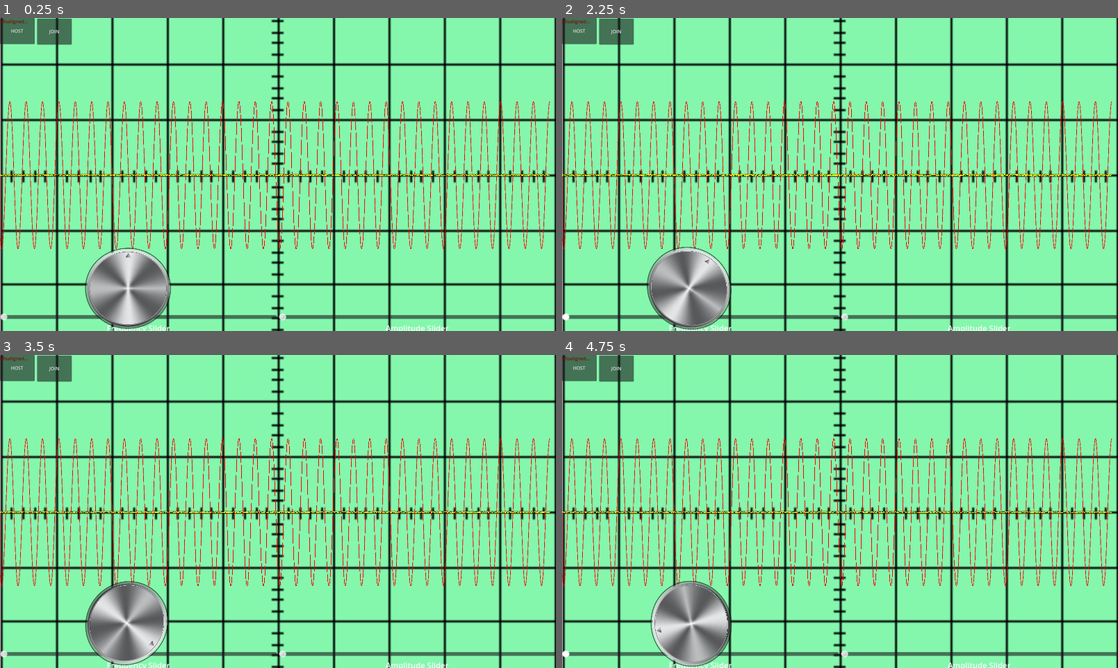
Above: before the commit, frames 1-4 (two rows, left to right).
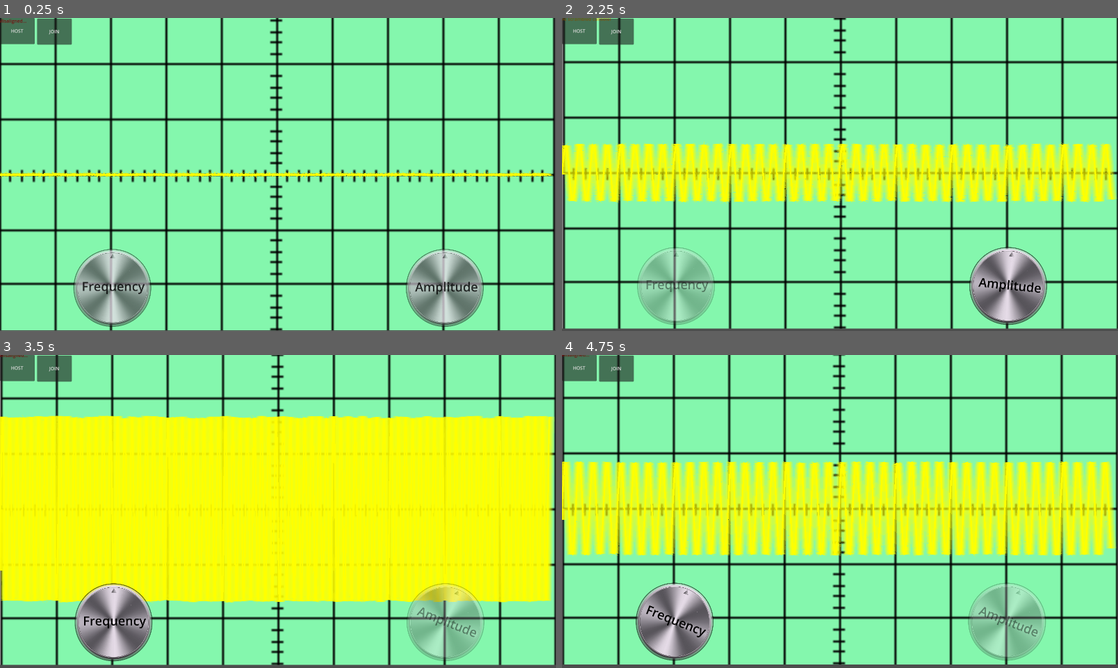
Above: after the commit, the same moments.

Repository: Sarvesh-222/ESCAPE_SFIT
Game: Godot game, scene res://Scenes/main.tscn
The game is run twice, just before and just after one commit, with the same random seed, the same clock (stepped at 60 frames per second) and the same inputs.
Inputs (mouse positions are in pixels of both pictures, inside the frame that each line leads up to; where the layout moved, square brackets give the same spot in the first picture):
- Up to frame 1 (0.25 s): no input
- Up to frame 2 (2.25 s): click (673, 284) [689, 290] at 0.5 s; click (1006, 287) at 1.25 s, where only the run after the commit has a clickable "Amplitude"; tap Enter (enter) at 2 s; move the mouse to (962, 158) at 2.02 s; hold Right (Right_arrow) from 2.03 s (still down); hold E from 2.03 s (still down); click (962, 158) at 2.17 s
- Up to frame 3 (3.5 s): move the mouse to (166, 527) at 2.77 s; release Right (Right_arrow) at 2.78 s; release E at 2.78 s; hold Down (ui_down) from 2.78 s (still down); tap Enter (enter) at 2.85 s; tap E at 3.05 s
- Up to frame 4 (4.75 s): move the mouse to (895, 442) at 3.52 s; release Down (ui_down) at 3.53 s; hold Right (Right_arrow) 3.53-4.28 s; hold E 3.53-4.28 s; move the mouse to (812, 574) at 4.27 s; hold Up (ui_up) from 4.28 s (still down); tap P at 4.35 s; click (812, 574) at 4.42 s; tap E at 4.55 s

The runs differ from the first frame. In frame 1, 26% of the frame differs, in the area x 0-100%, y 0-100%; in frame 2, 39%; in frame 3, 70%; in frame 4, 51%.

Commit message:
90% done

Diff:
--- a/Scenes/WaveGame/signal_console.tscn
+++ b/Scenes/WaveGame/signal_console.tscn
@@ -1,9 +1,13 @@
-[gd_scene load_steps=5 format=3 uid="uid://b54fydbav4ra2"]
+[gd_scene load_steps=6 format=3 uid="uid://b54fydbav4ra2"]
 
 [ext_resource type="Script" uid="uid://ck25i8nwse1ux" path="res://Scripts/WaveGameScripts/signal_console.gd" id="1_hj46e"]
 [ext_resource type="Script" uid="uid://boi4mk87boaip" path="res://Scripts/WaveGameScripts/graph.gd" id="2_8266o"]
 [ext_resource type="Texture2D" uid="uid://bbioy2ck1dyil" path="res://OscilloScopeBG.png" id="2_uqu5d"]
 [ext_resource type="Texture2D" uid="uid://dyb55mniob63p" path="res://knob.png" id="4_hqr5m"]
+
+[sub_resource type="LabelSettings" id="LabelSettings_hqr5m"]
+font_size = 96
+font_color = Color(0, 0, 0, 1)
 
 [node name="SignalConsole" type="Control"]
 layout_mode = 3
@@ -47,13 +51,9 @@
 alignment = 2
 
 [node name="freq_slider" type="HSlider" parent="ColorRect/VBoxContainer/HBoxContainer/VBoxContainer"]
+visible = false
 layout_mode = 2
 size_flags_vertical = 10
-
-[node name="freqLabel" type="Label" parent="ColorRect/VBoxContainer/HBoxContainer/VBoxContainer"]
-layout_mode = 2
-text = "Frequency Slider"
-horizontal_alignment = 1
 
 [node name="VBoxContainer3" type="VBoxContainer" parent="ColorRect/VBoxContainer/HBoxContainer"]
 layout_mode = 2
@@ -61,13 +61,9 @@
 alignment = 2
 
 [node name="gain_slider" type="HSlider" parent="ColorRect/VBoxContainer/HBoxContainer/VBoxContainer3"]
+visible = false
 layout_mode = 2
 size_flags_vertical = 10
-
-[node name="ampLabel" type="Label" parent="ColorRect/VBoxContainer/HBoxContainer/VBoxContainer3"]
-layout_mode = 2
-text = "Amplitude Slider"
-horizontal_alignment = 1
 
 [node name="Graph" type="Control" parent="ColorRect"]
 layout_mode = 1
@@ -88,14 +84,52 @@
 offset_bottom = 23.0
 
 [node name="FreqRotor" type="TextureButton" parent="."]
+modulate = Color(1, 0.952941, 1, 0.8)
 layout_mode = 2
-offset_left = 142.0
+offset_left = 93.0
 offset_top = 636.0
-offset_right = 743.0
+offset_right = 694.0
 offset_bottom = 1251.0
-scale = Vector2(0.49748, 0.468491)
+scale = Vector2(0.45, 0.45)
 pivot_offset = Vector2(299.51, 292.428)
 texture_normal = ExtResource("4_hqr5m")
 stretch_mode = 0
 
+[node name="freqLabel" type="Label" parent="FreqRotor"]
+layout_mode = 2
+offset_left = 65.0433
+offset_top = 222.588
+offset_right = 549.043
+offset_bottom = 354.588
+text = "Frequency"
+label_settings = SubResource("LabelSettings_hqr5m")
+horizontal_alignment = 1
+
+[node name="AmpRotor" type="TextureButton" parent="."]
+modulate = Color(1, 0.952941, 1, 0.8)
+layout_mode = 2
+offset_left = 1241.0
+offset_top = 636.0
+offset_right = 1842.0
+offset_bottom = 1251.0
+scale = Vector2(0.45, 0.45)
+pivot_offset = Vector2(299.51, 292.428)
+texture_normal = ExtResource("4_hqr5m")
+stretch_mode = 0
+
+[node name="ampLabel" type="Label" parent="AmpRotor"]
+layout_mode = 2
+offset_left = 71.71
+offset_top = 227.032
+offset_right = 553.71
+offset_bottom = 359.032
+text = "Amplitude"
+label_settings = SubResource("LabelSettings_hqr5m")
+horizontal_alignment = 1
+
+[node name="Camera2D" type="Camera2D" parent="."]
+position = Vector2(963, 547)
+
 [connection signal="pressed" from="FreqRotor" to="." method="_on_button_pressed"]
+[connection signal="pressed" from="AmpRotor" to="." method="_on_button_pressed"]
+[connection signal="pressed" from="AmpRotor" to="." method="_on_amp_rotor_pressed"]
--- a/Scripts/WaveGameScripts/graph.gd
+++ b/Scripts/WaveGameScripts/graph.gd
@@ -7,19 +7,33 @@
 	var height = size.y
 	var center_y = height / 2
 
-	# Target (AI) waveform
+	# --- Target (AI) waveform (optional) ---
 	var prev_t = Vector2(0, center_y)
 	for x in range(width):
 		var t = x / 100.0
 		var y = center_y - sin(t * parent.target_freq + parent.target_phase) * parent.target_gain * 50
-		draw_line(prev_t, Vector2(x, y), Color.RED, 2)
+		# Uncomment if you want to see AI wave:
+		# draw_line(prev_t, Vector2(x, y), Color(1, 0, 0, 0.6), 2)
 		prev_t = Vector2(x, y)
 
-	# Player waveform
+	# --- Player waveform with strong glow ---
 	prev_t = Vector2(0, center_y)
 	for x in range(width):
 		var t = x / 100.0
 		var noise_offset = randf_range(-console.noise * 20.0, console.noise * 20.0)
 		var y = center_y - sin(t * console.player_wave.freq + console.player_wave.phase) * console.player_wave.gain * 50 + noise_offset
-		draw_line(prev_t, Vector2(x, y), Color.YELLOW, 2)
-		prev_t = Vector2(x, y)
+		var current_t = Vector2(x, y)
+
+		# Outer halo — very soft but wide
+		draw_line(prev_t, current_t, Color(1, 1, 0, 0.25), 36)
+
+		# Mid glow — more visible
+		draw_line(prev_t, current_t, Color(1, 1, 0, 0.35), 26)
+
+		# Inner glow — bright and tighter
+		draw_line(prev_t, current_t, Color(1, 1, 0, 0.45), 16)
+
+		# Core beam — crisp and intense
+		draw_line(prev_t, current_t, Color(1, 1, 0, 1.0), 6)
+
+		prev_t = current_t
--- a/Scripts/WaveGameScripts/signal_console.gd
+++ b/Scripts/WaveGameScripts/signal_console.gd
@@ -5,10 +5,12 @@
 @onready var freq_rotor: TextureButton = $FreqRotor
 
 @onready var gain_slider: HSlider = $ColorRect/VBoxContainer/HBoxContainer/VBoxContainer3/gain_slider
+@onready var amp_rotor: TextureButton = $AmpRotor
 
 @onready var graph: Control = $ColorRect/Graph
 @onready var feedback: Label = $ColorRect/Label
-#@onready var camera: Camera2D = $Camera2D
+
+@onready var camera: Camera2D = $Camera2D
 
 
 var shake_strength := 0.0
@@ -26,6 +28,7 @@
 
 var phase:float
 var freq:float=0
+var amplitude:float=0
 #var diff
 var missAlignTimer:=0.0
 var miss_alligned=false;
@@ -33,6 +36,7 @@
 
 var using_FreqRotor=false
 var using_AmpRotor=false
+var canChange:=true
 
 func _ready():
 	randomize()
@@ -50,42 +54,56 @@
 	phase=_updatePhase(_delta)
 
 	# Update camera shake based on diff
-	#shake_strength = lerp(shake_strength, diff * 2.0, 0.1)  # smoother transitions
-	#_apply_camera_shake(_delta,diff)
+	shake_strength = lerp(shake_strength, diff * 2.0, 0.1)  # smoother transitions
+	_apply_camera_shake(_delta,diff)
 
 	# Update noise intensity for graph
 	noise = lerp(noise, diff * 0.1, 0.1)
 
 
 	#Wave reset logic:
-	if(miss_alligned):
-		missAlignTimer+=1*_delta
-		if(missAlignTimer>=10):
-			resetWave()
-	else:
-		missAlignTimer=0
-
-
+	if(!miss_alligned and Input.is_key_pressed(KEY_E)):
+		#WIN CASE
+		amplitude=amplitude*-1
+	elif(miss_alligned and Input.is_key_pressed(KEY_E)):
+		resetWave()
+
+
+	#ROTOR LOGICS
 	if(using_FreqRotor):
+		freq_rotor.modulate.a=1
+		amp_rotor.modulate.a=0.4
 		if(Input.is_action_pressed("Right_arrow") or Input.is_action_pressed("right")):
-			freq+=.125
-			freq_rotor.rotation+=.05
+			freq+=.05
+			freq_rotor.rotation+=.5*_delta
+
 		elif(Input.is_action_pressed("Left_arrow") or Input.is_action_pressed("left")):
-			freq-=.125
-			freq_rotor.rotation-=.05
+			freq-=.05
+			freq_rotor.rotation-=.5*_delta
+
+	elif(using_AmpRotor):
+		amp_rotor.modulate.a=1
+		freq_rotor.modulate.a=0.4
+		if(Input.is_action_pressed("Right_arrow") or Input.is_action_pressed("right")):
+			amplitude+=.05
+			amp_rotor.rotation+=.5*_delta
+
+		elif(Input.is_action_pressed("Left_arrow") or Input.is_action_pressed("left")):
+			amplitude-=.05
+			amp_rotor.rotation-=.5*_delta
 
 
 
 func update_player():
 	player_wave = {
-		"freq": freq,
+		"freq": abs(freq),
 		"phase": phase,
-		"gain": gain_slider.value
+		"gain": abs(amplitude)
 	}
 
 func give_feedback():
 	var diff = abs(target_wave_diff())
-	if diff < 0.05:
+	if diff < 0.1:
 		feedback.text = "Aligned! Phase out to destroy."
 		feedback.modulate = Color.GREEN
 		miss_alligned=false
@@ -107,6 +125,14 @@
 	#return (f_diff + p_diff + g_diff) / 3.0
 	return (f_diff + g_diff) / 2.0
 
+func amp_Difference()->float:
+	var g_diff = abs(target_gain - player_wave.gain) / 2.0
+	return g_diff
+
+func freq_Difference()->float:
+	var f_diff = abs(target_freq - player_wave.freq) / 5.0
+	return f_diff
+
 func _updatePhase(delta):
 	if(player_wave.phase>=-100):
 		player_wave.phase-= 2* delta
@@ -123,8 +149,8 @@
 	target_gain = randi_range(0.5, 10.0)
 
 	# Optionally, also scramble player sliders
-	freq_slider.value = randi_range(1.0, 25.0)
-	gain_slider.value = randi_range(0.5, 10.0)
+	freq = randi_range(1.0, 25.0)
+	amplitude = randi_range(0.5, 10.0)
 
 	# reset phase
 	phase = 0
@@ -143,27 +169,36 @@
 			#shake_strength = max(shake_strength - shake_decay * delta, 0)
 		#else:
 			#camera.offset = Vector2.ZERO
-#func _apply_camera_shake(delta, diff):
-	#if camera:
-		## Scale target shake intensity based on diff
-		#var target_shake = clamp(diff * 10.0, 0.0, 8.0)
-#
-		## Smoothly move current shake strength toward target
-		#shake_strength = lerp(shake_strength, target_shake, delta * 3.0)
-#
-		## Apply shake offset
-		#if shake_strength > 0.01:
-			#var offset = Vector2(
-				#randf_range(-shake_strength, shake_strength),
-				#randf_range(-shake_strength, shake_strength)
-			#)
-			#camera.offset = offset
-		#else:
-			#camera.offset = Vector2.ZERO
+var time_passed:=0.0
+func _apply_camera_shake(delta, diff):
+	if camera:
+		time_passed += delta * 2.0  # Controls overall shake speed
+
+		# Get individual normalized differences (0 to ~1)
+		var amp_diff = amp_Difference()
+		var freq_diff = freq_Difference()
+
+		# Invert intensity so smaller difference = less shake
+		var amp_intensity = pow(clamp(amp_diff, 0.0, 1.0), 1.0) * 20.0
+		var freq_intensity = pow(clamp(freq_diff, 0.0, 1.0), 1.0) * 20.0
+
+		# Add some smooth oscillation (sin/cos waves)
+		var x_offset = sin(time_passed * 15.0) * freq_intensity
+		var y_offset = cos(time_passed * 20.0) * amp_intensity
+
+		# Smoothly interpolate camera offset to prevent harsh jumps
+		camera.offset = camera.offset.lerp(Vector2(x_offset, y_offset), delta * 10.0)
 
 
 
 
 
 func _on_button_pressed() -> void:#FREQUENCTY ROTOR
-	using_FreqRotor=target_freq
+	using_FreqRotor=true
+	using_AmpRotor=false
+
+
+
+func _on_amp_rotor_pressed() -> void:
+	using_FreqRotor=false
+	using_AmpRotor=true
